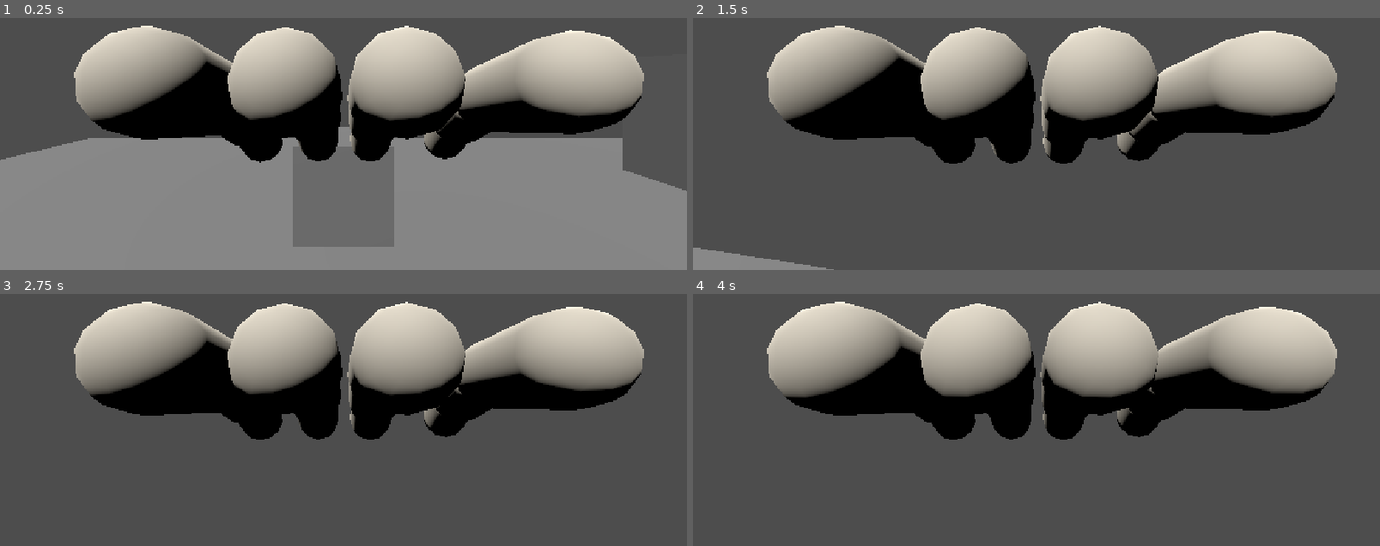
Above: before the commit, frames 1-4 (two rows, left to right).
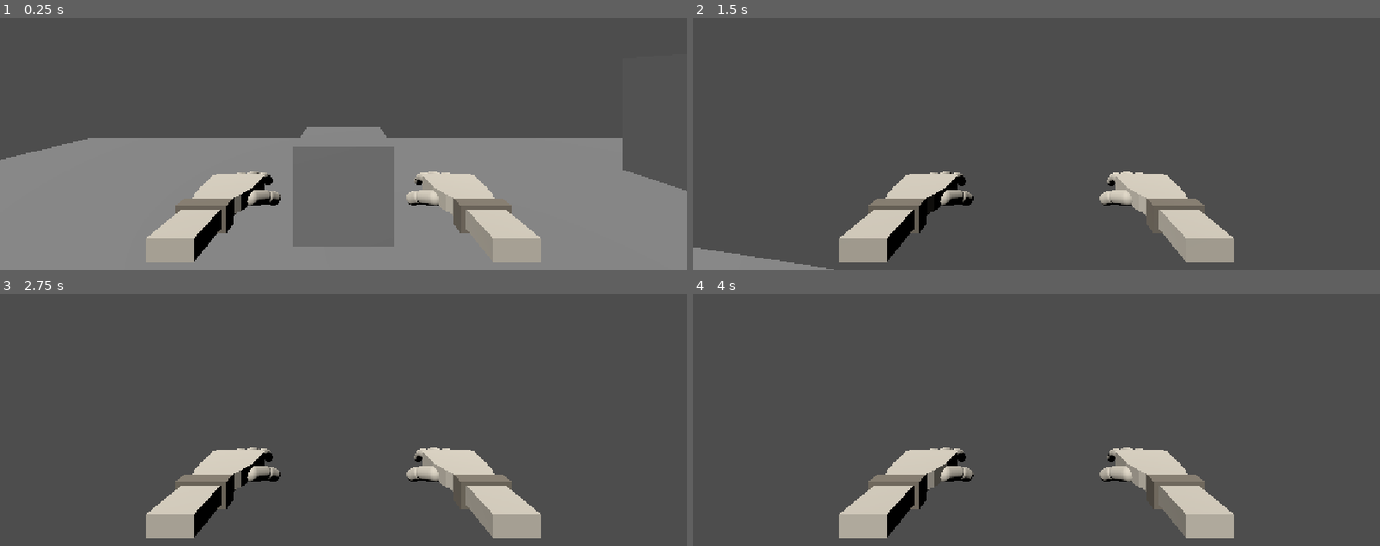
Above: after the commit, the same moments.

Repository: greedisfaust/fowl-play-project
Game: Godot game, scene res://arena/test_arena.tscn
Same seed, same stepped clock (60 frames per second), same inputs: the game is played once before the commit and once after it.
Inputs (mouse positions are in pixels of both pictures, inside the frame that each line leads up to):
- Up to frame 1 (0.25 s): no input
- Up to frame 2 (1.5 s): tap Enter at 0.5 s; move the mouse to (1070, 75) at 0.52 s; hold E (interact) 0.53-1.28 s; hold W (move_forward) from 0.53 s (still down); tap Space (jump) at 0.77 s; move the mouse to (1002, 78) at 1.27 s; click (1002, 78) at 1.35 s
- Up to frame 3 (2.75 s): keep holding W (move_forward); tap Space (jump) at 1.52, 2 s; move the mouse to (357, 346) at 2.02 s; hold Q (punch) from 2.03 s (still down)
- Up to frame 4 (4 s): keep holding W (move_forward); tap Enter at 2.75 s; move the mouse to (1029, 359) at 2.77 s; release Q (punch) at 2.78 s; tap E (interact) at 2.85 s; tap Space (jump) at 3.02, 3.5, 3.77 s; move the mouse to (1084, 357) at 3.52 s; press the mouse at (1084, 357) at 3.53 s

The runs differ from the first frame. In frame 1, 36% of the frame differs, in the area x 10-94%, y 3-97%; in frame 2, 37%; in frame 3, 37%; in frame 4, 37%.

Commit message:
feat: added hands pointing to interactables
the hands 'points' to anything interactable

Diff:
--- a/fowl-play/player/focus.gd
+++ b/fowl-play/player/focus.gd
@@ -10,6 +10,8 @@
 
 @onready var focus_ray: RayCast3D = $FocusRay
 @onready var debug_hub: Node = get_node("/root/DebugHub")
+@onready var left_hand: Hand = get_node_or_null("../ViewmodelHands/LeftHand") as Hand
+@onready var right_hand: Hand = get_node_or_null("../ViewmodelHands/RightHand") as Hand
 
 var _actor: Node3D = null
 var _focused: Interactable = null
@@ -40,8 +42,7 @@
 	set_process_unhandled_input(false)
 
 func _exit_tree() -> void:
-	if is_instance_valid(_focused):
-		_focused.set_focused(false)
+	_clear_focus()
 	if not is_instance_valid(debug_hub):
 		return
 	debug_hub.call("unregister_command", _debug_command_name)
@@ -50,6 +51,8 @@
 func set_active(active: bool) -> void:
 	_active = active
 	set_process_unhandled_input(active)
+	if not active:
+		_clear_focus()
 
 func _process(_delta: float) -> void:
 	if not _active:
@@ -67,14 +70,28 @@
 func _update_focus() -> void:
 	focus_ray.force_raycast_update()
 	var candidate: Interactable = _find_interactable(focus_ray.get_collider() as Node)
-	if candidate == _focused:
-		return
+	if candidate != _focused:
+		if is_instance_valid(_focused):
+			_focused.set_focused(false)
+		_focused = candidate
+		if is_instance_valid(_focused):
+			_focused.set_focused(true)
+			_debug_log("Focused %s" % _focused.prompt_text)
+	var collision_point: Vector3 = Vector3.ZERO
+	if is_instance_valid(candidate) and focus_ray.is_colliding():
+		collision_point = focus_ray.get_collision_point()
+	_set_hands_hover(is_instance_valid(candidate), collision_point)
+
+func _set_hands_hover(active: bool, world_point: Vector3) -> void:
+	if is_instance_valid(right_hand):
+		right_hand.set_hover(active, world_point)
+
+
+func _clear_focus() -> void:
 	if is_instance_valid(_focused):
 		_focused.set_focused(false)
-	if candidate != null:
-		candidate.set_focused(true)
-		_debug_log("Focused %s" % candidate.prompt_text)
-	_focused = candidate
+	_focused = null
+	_set_hands_hover(false, Vector3.ZERO)
 
 func _try_interact(input_action: StringName) -> bool:
 	if not _active:
--- a/fowl-play/player/player.tscn
+++ b/fowl-play/player/player.tscn
@@ -46,8 +46,10 @@
 [node name="ViewmodelHands" type="Node3D" parent="Head/Camera3D" unique_id=381231923]
 
 [node name="LeftHand" parent="Head/Camera3D/ViewmodelHands" unique_id=1049811483 instance=ExtResource("3_g6k8r")]
+transform = Transform3D(-0.3, 0, 0, 0, 0.3, 0, 0, 0, 0.3, -0.25, -0.25, -0.55)
 
 [node name="RightHand" parent="Head/Camera3D/ViewmodelHands" unique_id=1368451350 instance=ExtResource("3_g6k8r")]
+transform = Transform3D(0.3, 0, 0, 0, 0.3, 0, 0, 0, 0.3, 0.25, -0.25, -0.55)
 
 [node name="Rig" parent="." unique_id=695809982 instance=ExtResource("3_g1dw6")]
 
